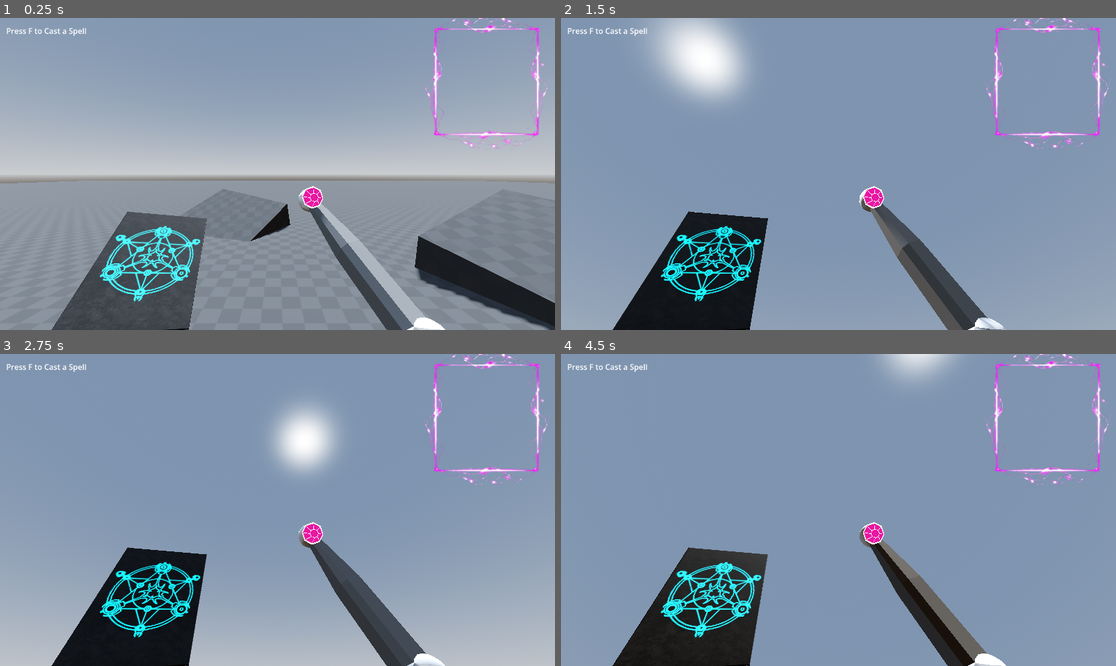
Above: before the commit, frames 1-4 (two rows, left to right).
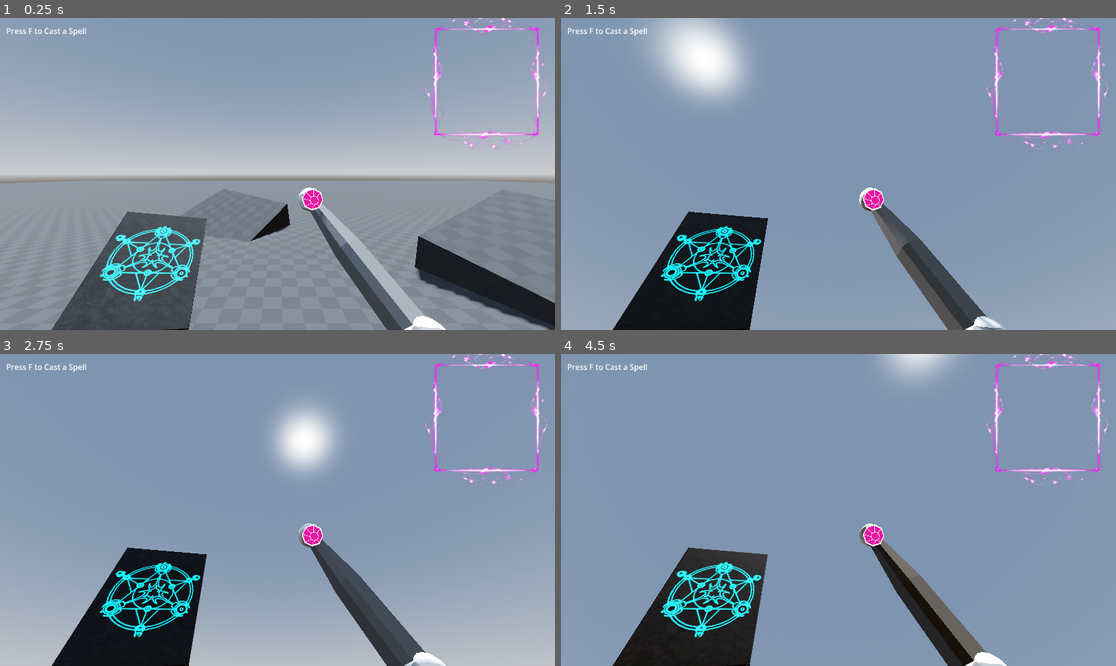
Above: after the commit, the same moments.

Repository: ZeroPowerZero/soul-realm--trail-of-rebirth
Game: Godot game, scene res://scenes/world/world_rough_01.tscn
Same seed, same stepped clock (60 frames per second), same inputs: the game is played once before the commit and once after it.
Inputs (mouse positions are in pixels of both pictures, inside the frame that each line leads up to):
- Up to frame 1 (0.25 s): no input
- Up to frame 2 (1.5 s): tap F (toggle_spell_mode) at 0.5, 1.25, 1.35 s; move the mouse to (866, 174) at 0.52 s; hold W (move_forward) 0.53-1.28 s; click (866, 174) at 0.6 s; tap Enter (ui_accept) at 0.77 s; move the mouse to (1054, 80) at 1.27 s; hold S (move_backward) from 1.28 s (still down); click (1054, 80) at 1.42 s
- Up to frame 3 (2.75 s): tap Enter (ui_accept) at 1.52 s; tap F (toggle_spell_mode) at 2 s; move the mouse to (333, 441) at 2.02 s; release S (move_backward) at 2.03 s; hold D (move_right) from 2.03 s (still down); click (333, 441) at 2.1 s
- Up to frame 4 (4.5 s): tap F (toggle_spell_mode) at 2.75, 2.85, 3.5, 4.25, 4.35 s; move the mouse to (832, 516) at 2.77 s; release D (move_right) at 2.78 s; hold W (move_forward) 2.78-4.28 s; tap Enter (ui_accept) at 3.02, 3.77 s; move the mouse to (877, 513) at 3.52 s; click (877, 513) at 3.6 s; tap Escape (escape, bound only after the commit) at 4.15 s; move the mouse to (672, 463) at 4.27 s; hold A (move_left) from 4.28 s (still down); click (672, 463) at 4.42 s

The runs differ from the first frame. In frame 1, 0.3% of the frame differs, in the area x 53-81%, y 53-100%; in frame 2, 0.3%; in frame 3, 0.2%; in frame 4, 0.3%.

Commit message:
Refactor spell drawing system and player controller
- Removed old first_person_controller.gd and pen.gd scripts.
- Introduced new first_person_controller.gd with improved mouse handling and drawing state management.
- Created a new pen.gd script for handling pen movement and drawing logic.
- Reimplemented spell_drawing_controller.gd with enhanced input handling and gesture recognition.
- Added templates.gd for managing spell templates and saving/loading functionality.
- Introduced fire_ball.gd for fireball spell behavior and spell_manager.gd for casting spells.
- Updated scene structure to accommodate new spell system and drawing mechanics.

Diff:
--- a/project.godot
+++ b/project.godot
@@ -59,6 +59,11 @@
 "events": [Object(InputEventKey,"resource_local_to_scene":false,"resource_name":"","device":-1,"window_id":0,"alt_press …(192 unchanged characters)…
 ]
 }
+escape={
+"deadzone": 0.2,
+"events": [Object(InputEventKey,"resource_local_to_scene":false,"resource_name":"","device":-1,"window_id":0,"alt_pressed":false,"shift_pressed":false,"ctrl_pressed":false,"meta_pressed":false,"pressed":false,"keycode":0,"physical_keycode":4194305,"key_label":0,"unicode":0,"location":0,"echo":false,"script":null)
+]
+}
 
 [physics]
 
--- a/scenes/player/player.tscn
+++ b/scenes/player/player.tscn
@@ -1,6 +1,6 @@
 [gd_scene format=4 uid="uid://3v50xo6wlir3"]
 
-[ext_resource type="Script" uid="uid://bxs3r7wdcltp8" path="res://scripts/first_person_controller.gd" id="1_8afob"]
+[ext_resource type="Script" uid="uid://bxs3r7wdcltp8" path="res://scripts/player/first_person_controller.gd" id="1_8afob"]
 [ext_resource type="Texture2D" uid="uid://c1ldc2d6jmg5o" path="res://assets/book/spell_book (1)_0.png" id="2_75vfm"]
 [ext_resource type="Texture2D" uid="uid://dwoa478224lj5" path="res://assets/book/spell_book (1)_2.png" id="3_0owmy"]
 [ext_resource type="Texture2D" uid="uid://b7l1iulupaotd" path="res://assets/book/spell_book (1)_1.png" id="4_qek5x"]
--- /dev/null
+++ b/scenes/spells/fire_ball/fire_ball.tscn
@@ -0,0 +1,18 @@
+[gd_scene format=3 uid="uid://ba7wjkme2r5v1"]
+
+[ext_resource type="PackedScene" uid="uid://cg56y7vcqaal4" path="res://scenes/spells/fire_ball/projectile_model.glb" id="1_ev0nb"]
+[ext_resource type="Script" uid="uid://bihgodfq04lq2" path="res://scripts/spells/fire_ball.gd" id="2_7kqhp"]
+[ext_resource type="Shader" uid="uid://c1ufbpu8trh0s" path="res://scenes/spells/fire_ball/projectile.gdshader" id="3_dd5tk"]
+
+[sub_resource type="ShaderMaterial" id="ShaderMaterial_rhtut"]
+render_priority = 0
+shader = ExtResource("3_dd5tk")
+shader_parameter/tail_color = Color(0.788203, 0.488427, 0.208224, 1)
+shader_parameter/head_color = Color(0.721086, 0.279896, 0.210597, 1)
+
+[node name="fire_ball" unique_id=1659041512 instance=ExtResource("1_ev0nb")]
+transform = Transform3D(-4.3711385e-08, 0, 0.9999999, 0, 1, 0, -0.9999999, 0, -4.3711385e-08, 0, 0, 0)
+script = ExtResource("2_7kqhp")
+
+[node name="Projectile" parent="." index="0" unique_id=770198065]
+material_override = SubResource("ShaderMaterial_rhtut")
--- a/scenes/spells/fire_ball/projectile_3d.tscn
+++ /dev/null
@@ -1,15 +0,0 @@
-[gd_scene format=3 uid="uid://ba7wjkme2r5v1"]
-
-[ext_resource type="PackedScene" uid="uid://dqapk1658yumv" path="res://assests/player/fire_ball/projectile_model.glb" id="1_wae8t"]
-[ext_resource type="Shader" uid="uid://c1ufbpu8trh0s" path="res://assests/player/fire_ball/projectile.gdshader" id="2_0gcbg"]
-
-[sub_resource type="ShaderMaterial" id="ShaderMaterial_rhtut"]
-render_priority = 0
-shader = ExtResource("2_0gcbg")
-shader_parameter/tail_color = Color(0.788203, 0.488427, 0.208224, 1)
-shader_parameter/head_color = Color(0.721086, 0.279896, 0.210597, 1)
-
-[node name="Projectile3D" instance=ExtResource("1_wae8t")]
-
-[node name="Projectile" parent="." index="0"]
-material_override = SubResource("ShaderMaterial_rhtut")
--- a/scenes/world/world_rough_01.tscn
+++ b/scenes/world/world_rough_01.tscn
@@ -2,9 +2,11 @@
 
 [ext_resource type="Texture2D" uid="uid://2iy8weuaf8be" path="res://assets/textures/kenney_grids/Light/texture_07.png" id="1_2q354"]
 [ext_resource type="PackedScene" uid="uid://3v50xo6wlir3" path="res://scenes/player/player.tscn" id="2_ks47n"]
-[ext_resource type="Script" uid="uid://d1u7ll7nr8mp0" path="res://scripts/pen.gd" id="3_ucst3"]
+[ext_resource type="Script" uid="uid://d1u7ll7nr8mp0" path="res://scripts/book&pen/pen.gd" id="3_ucst3"]
 [ext_resource type="Texture2D" uid="uid://o5nfl11ncwsi" path="res://assets/textures/spellframe.png" id="4_bhr3g"]
-[ext_resource type="Script" uid="uid://en0mli6lspcj" path="res://scripts/spell_drawing_controller.gd" id="4_l0ghi"]
+[ext_resource type="Script" uid="uid://en0mli6lspcj" path="res://scripts/drawing_related/spell_drawing_controller.gd" id="4_l0ghi"]
+[ext_resource type="Script" uid="uid://cu0u6uiv5r8hl" path="res://scripts/spells/spell_manager.gd" id="4_seqbp"]
+[ext_resource type="PackedScene" uid="uid://ba7wjkme2r5v1" path="res://scenes/spells/fire_ball/fire_ball.tscn" id="5_fcwsn"]
 
 [sub_resource type="ProceduralSkyMaterial" id="ProceduralSkyMaterial_fdo8o"]
 sky_horizon_color = Color(0.66224277, 0.6717428, 0.6867428, 1)
@@ -82,7 +84,7 @@
 transform = Transform3D(16.799551, 94.437164, 28.27354, -53.649174, -15.303069, 82.991425, 82.70151, -29.11073, 48.09394, -0.79905796, -0.5986273, -1.3137145)
 
 [node name="Pen_0" parent="player/head/Camera3D/view_model" parent_id_path=PackedInt32Array(1891982654, 442719824) index="3" unique_id=1835925237 node_paths=PackedStringArray("spell_billboard")]
-transform = Transform3D(0.07973878, 0.0010829219, -0.0063681193, -0.0064476193, 0.008554214, -0.07927958, -0.00039224466, 0.07953396, 0.00861356, 0.5078861, -0.49209106, -1.1932557)
+transform = Transform3D(0.07973877, 0.0010829215, -0.0063681183, -0.006383633, 0.0011556875, -0.079736516, -0.0009873635, 0.07998431, 0.0012383251, 0.5078861, -0.49209106, -1.1932557)
 script = ExtResource("3_ucst3")
 spell_billboard = NodePath("../SpellBillboard")
 
@@ -90,6 +92,11 @@
 transform = Transform3D(1, 0, 0, 0, 1, 0, 0, 0, 1, 0.23885453, -0.17744231, -1.603149)
 pixel_size = 0.005
 texture = SubResource("ViewportTexture_2q354")
+
+[node name="SpellManager" type="Node" parent="player" unique_id=181371117]
+script = ExtResource("4_seqbp")
+fireball_scene = ExtResource("5_fcwsn")
+metadata/_custom_type_script = "uid://cu0u6uiv5r8hl"
 
 [node name="DrawingCanvas" type="Control" parent="." unique_id=552998821]
 layout_mode = 3
@@ -167,5 +174,6 @@
 
 [connection signal="drawing_state_changed" from="DrawingCanvas/MarginContainer/SubViewportContainer/SubViewport/SpellDrawingController" to="player/head/Camera3D/view_model/Pen_0" method="_on_spell_drawing_controller_drawing_state_changed"]
 [connection signal="pen_moved" from="DrawingCanvas/MarginContainer/SubViewportContainer/SubViewport/SpellDrawingController" to="player/head/Camera3D/view_model/Pen_0" method="_on_spell_drawing_controller_pen_moved"]
+[connection signal="spell_manager_call" from="DrawingCanvas/MarginContainer/SubViewportContainer/SubViewport/SpellDrawingController" to="player/SpellManager" method="_on_spell_drawing_controller_spell_manager_call"]
 
 [editable path="player"]
--- a/scripts/templates.gd
+++ b/scripts/autoloads/templates.gd
@@ -7,6 +7,7 @@
 var saved_spells: Dictionary = {}
 
 func _ready() -> void:
+	#print(ProjectSettings.globalize_path("user://spell_templates.json"))
 	load_spells()
 
 # ==========================================================
--- a/scripts/spell_drawing_controller.gd
+++ b/scripts/drawing_related/spell_drawing_controller.gd
@@ -12,6 +12,7 @@
 # ====== SIGNALS ======
 signal pen_moved(canvas_pos: Vector2, canvas_size: Vector2)
 signal drawing_state_changed(is_drawing: bool)
+signal spell_manager_call(spell_name: String)
 
 # ====== CONFIGURATION ======
 const NUM_POINTS: int = 64            # Number of points after resampling
@@ -27,7 +28,7 @@
 var is_drawing: bool = false
 
 @export var is_recording_mode: bool = false
-@export var spell_name_to_record: String = "Fireball"
+@export var spell_name_to_record: String = "fireball"
 
 # ==========================================================
 # INPUT SYSTEM (Event Driven)
@@ -105,6 +106,7 @@
 
 		label.text = recognized_spell
 		if not recognized_spell.begins_with("Spell Failed"):
+			spell_manager_call.emit(recognized_spell)
 			trigger_toggle_spell_mode()
 #################################################################
 func trigger_toggle_spell_mode():
--- a/scripts/first_person_controller.gd
+++ b/scripts/player/first_person_controller.gd
@@ -35,6 +35,9 @@
 		head.rotate_x(deg_to_rad(-event.relative.y * mouse_sens))
 		head.rotation.x = clamp(head.rotation.x, deg_to_rad(-89), deg_to_rad(89))
 
+	if event.is_action_pressed("escape"):
+		Input.set_mouse_mode(Input.MOUSE_MODE_VISIBLE)
+
 func _clamp_mouse_to_canvas():
 	var mouse_pos = get_viewport().get_mouse_position()
 	var rect = drawing_container.get_global_rect()
--- /dev/null
+++ b/scripts/spells/fire_ball.gd
@@ -0,0 +1,26 @@
+extends Node3D
+
+@export var speed : float = 2.0
+@export var max_distance : float = 40.0
+
+var direction : Vector3
+var start_position : Vector3
+
+
+func initialize(dir:Vector3):
+
+	direction = dir.normalized()
+	start_position = global_position
+
+	# make fireball face direction
+	#look_at(global_position + direction)
+
+
+func _physics_process(delta):
+
+	global_position += direction * speed * delta
+
+	var travelled = start_position.distance_to(global_position)
+
+	if travelled >= max_distance:
+		queue_free()
--- /dev/null
+++ b/scripts/spells/spell_manager.gd
@@ -0,0 +1,30 @@
+class_name SpellManager
+extends Node
+
+@export var fireball_scene : PackedScene
+@export var rock_spikes_scene : PackedScene
+@onready var camera: Camera3D = $"../head/Camera3D"
+
+@onready var pen_0: Node3D = $"../head/Camera3D/view_model/Pen_0"
+
+func cast_fireball(caster:Node3D, direction:Vector3):
+
+	var spell = fireball_scene.instantiate()
+	get_tree().current_scene.add_child(spell)
+
+	spell.global_position = caster.global_position + Vector3()
+	spell.initialize(direction)
+
+
+
+func cast_rock_spikes(target_position:Vector3):
+
+	var spell = rock_spikes_scene.instantiate()
+	get_tree().current_scene.add_child(spell)
+
+	spell.global_position = target_position
+
+
+func _on_spell_drawing_controller_spell_manager_call(spell_name: String) -> void:
+	var dir = -camera.global_transform.basis.z
+	cast_fireball(pen_0, dir)
Renamed: scripts/templates.gd.uid -> scripts/autoloads/templates.gd.uid
Renamed: scripts/pen.gd -> scripts/book&pen/pen.gd
Renamed: scripts/pen.gd.uid -> scripts/book&pen/pen.gd.uid
Renamed: scripts/spell_drawing_controller.gd.uid -> scripts/drawing_related/spell_drawing_controller.gd.uid
Renamed: scripts/first_person_controller.gd.uid -> scripts/player/first_person_controller.gd.uid
Not shown, added: scripts/spells/fire_ball.gd.uid
Not shown, added: scripts/spells/spell_manager.gd.uid
